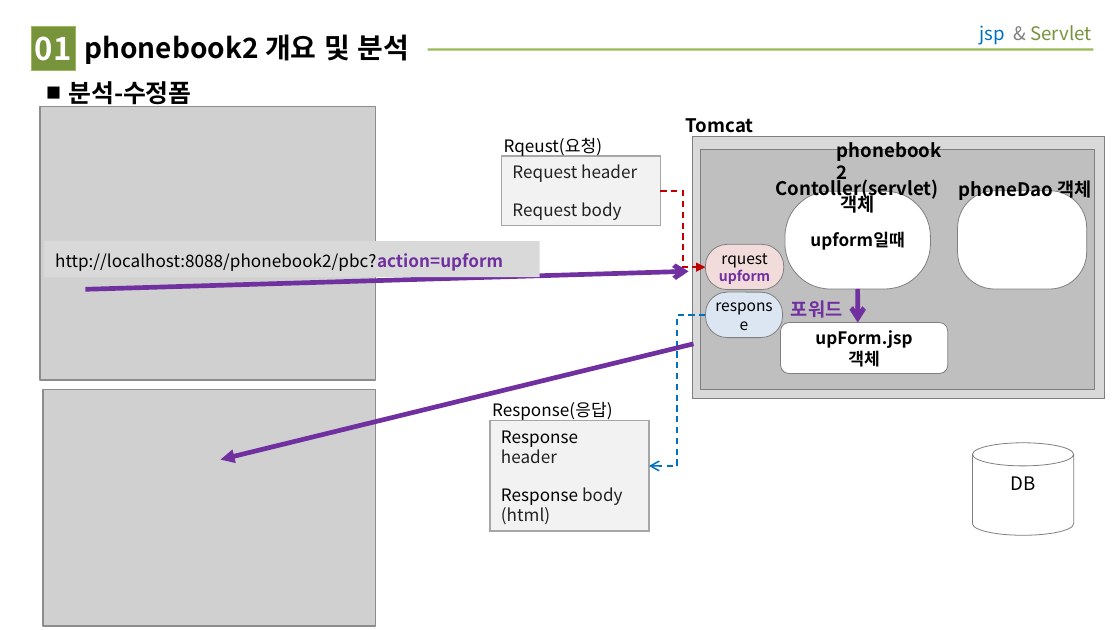
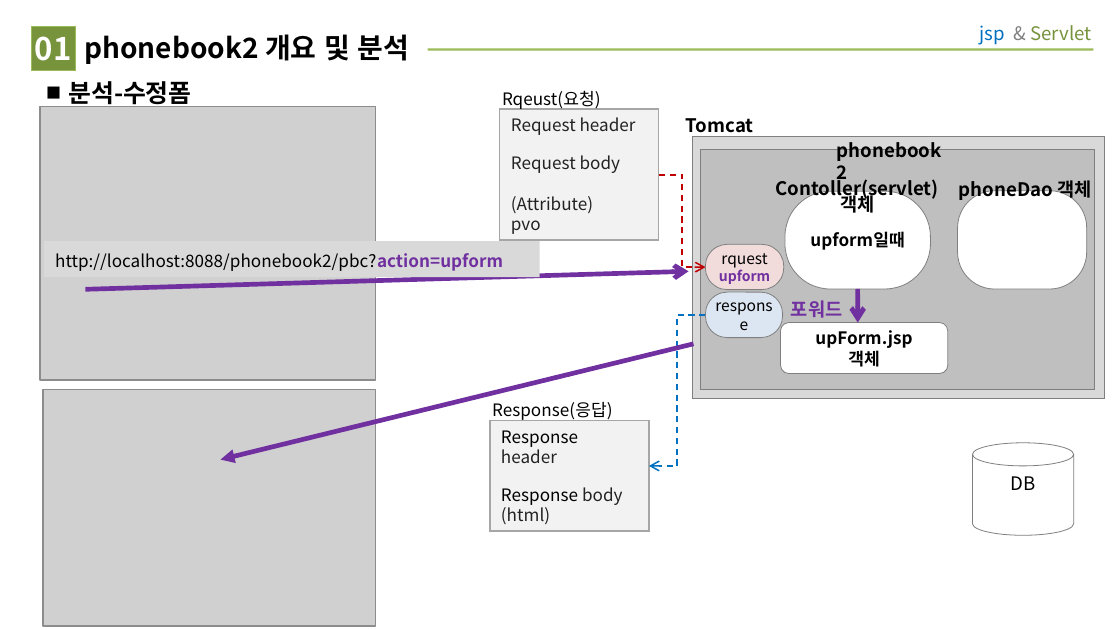
Before and after one commit to Ryu-Yena/phonebook2, a slide deck: slide 2 of phonebook2_footprint.ppt. Drawn at 1120x630 pixels with LibreOffice and Linux fonts; fonts in the diff are those of the drawing; grey boxes stand for pictures. Boxes give left, top, right and bottom in pixels: in the first picture for what was removed or moved away, otherwise in the second. Text is boxed around its words. In the diff, an @@ line names an element or a change of style, - is before the commit and + after.

Commit message:
phonebook2 footprint 수정

```diff
--- a/phonebook2_footprint.ppt
+++ b/phonebook2_footprint.ppt
@@ text "Rqeust(요청)": place and size @@
-text "Rqeust(요청)" at <box>504,138,603,157</box>
+text "Rqeust(요청)" at <box>502,90,601,110</box>
@@ rectangle "Request header": place and size @@
-rectangle "Request header" at <box>502,156,661,225</box>
+rectangle "Request header" at <box>500,109,659,240</box>
@@ elbow arrow moved from (661, 192) - (706, 268) to (659, 175) - (706, 268) @@
@@ elbow arrow (659, 175) - (706, 268): arrowheads changed @@
@@ text in rectangle at <box>511,196,593,234</box>: paragraphs added @@
+(Attribute)
+pvo
```
Also in this commit, not shown: 1 other slide changed.
